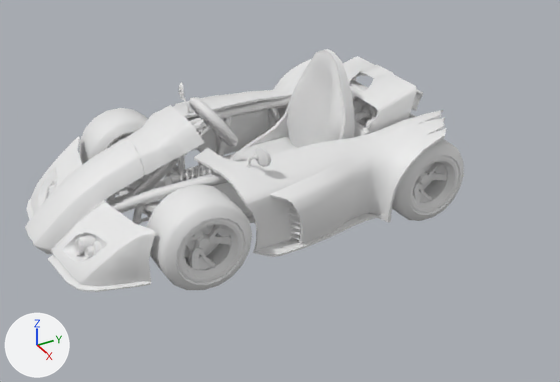
Renders of the Blender file PonyKart Development Assets/Model assets/Kart models/LunaKart/LunaKart.blend from each side of a commit.
Rendered twice from a 50 mm camera at (2.178, -1.231, 1.322) aimed at (0.214, -0.126, 0.079). Lighting does not change. The marker at lower left points along +X, +Y and +Z. Materials are left out; every surface is plain grey.

The scene before the commit, as lines of its bpy script (objects in view):
```python
ob_body = bpy.data.objects.new('Body', me_plane)
ob_body.location = (0.0, 0.0, 0.0)
ob_engine = bpy.data.objects.new('Engine', me_plane_001)
ob_engine.location = (0.0, 0.0, 0.0)
ob_w_bl = bpy.data.objects.new('W_BL', me_circle_004)
ob_w_bl.location = (0.281, 0.353, 0.073)
ob_w_bl.scale = (0.848, 0.848, 0.848)
ob_w_br = bpy.data.objects.new('W_BR', me_circle_020)
ob_w_br.location = (-0.281, 0.353, 0.073)
ob_w_br.scale = (-0.848, 0.848, 0.848)
ob_w_fl = bpy.data.objects.new('W_FL', me_circle_012)
ob_w_fl.location = (0.281, -0.474, 0.073)
ob_w_fl.scale = (0.848, 0.848, 0.848)
ob_w_fr = bpy.data.objects.new('W_FR', me_circle_013)
ob_w_fr.location = (-0.281, -0.474, 0.073)
ob_w_fr.scale = (-0.848, 0.848, 0.848)
```
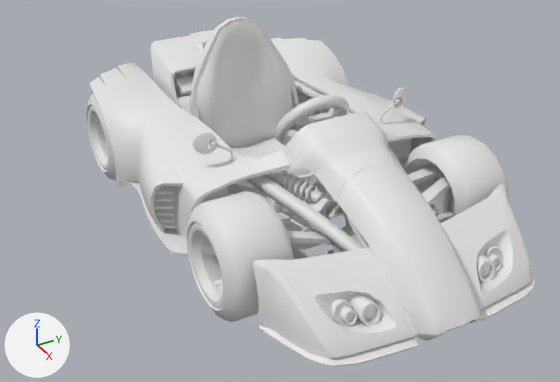
Where the newer file only moved an object's origin or applied its transform, the numbers keep the older frame.

Changed parts and their boxes [x1, y1, x2, y2] in the pictures (560 x 382 px; the box of a moved part takes in the faces that stretch with it):
'Engine.001', added
    after: [89, 17, 535, 367]
'Body', deleted
    before: [25, 49, 447, 292]
'W_FL', mesh turned
    before: [146, 184, 252, 290]
    after: [403, 135, 509, 215]
'W_FR', reshaped, moved, rescaled
    before: [79, 108, 157, 195]
    after: [187, 191, 294, 322]
'Body.001', added
    after: [151, 30, 214, 106]
'W_BR', moved (not visible before)
    after: [86, 94, 116, 180]
'Engine', reshaped, moved
    before: [349, 79, 423, 130]
    after: [173, 69, 195, 97]
part 1 of me_plane_001, added
    after: [173, 69, 195, 97]
part 2 of me_plane_001, deleted
    before: [349, 79, 423, 130]
part 3 of me_circle_013, moved or reshaped
    before: [79, 108, 157, 195]
    after: [187, 191, 294, 322]
part 4 of me_circle_013, moved or reshaped (not visible before)
    after: [203, 236, 223, 292]
'W_BL', unchanged, covered by the edit
    before: [392, 139, 464, 221]
    after: [297, 93, 308, 104]

Diff of the bpy script that builds the scene:
```diff
--- a/PonyKart Development Assets/Model assets/Kart models/LunaKart/LunaKart.blend.py
+++ b/PonyKart Development Assets/Model assets/Kart models/LunaKart/LunaKart.blend.py
@@ me_plane_001 @@
 # used by ob_engine; location = (0.0, 0.0, 0.0)
-me_plane_001.from_pydata(...)  # 2314 vertices, 2117 faces; spans x -0.335..0.329, y 0.224..0.496, z 0.009..0.312
+me_plane_001.from_pydata(...)  # 5930 vertices, 2113 faces; spans x -0.588..-0.269, y -0.402..0.395, z 0.011..0.375
+# me_plane_001 part 1: 5910 vertices added at x -0.588..-0.269, y -0.239..0.232, z 0.011..0.375
+# me_plane_001 part 2: 2304 vertices removed from x -0.199..0.194, y 0.224..0.496, z 0.009..0.312
@@ me_circle_013 @@
 me_circle_013.from_pydata(...)  # 366 vertices, 369 faces; spans x -0.041..0.171, y -0.175..0.175, z -0.172..0.172
 # used by ob_w_fr; location = (-0.281, -0.474, 0.073); scale = (-0.848, 0.848, 0.848)
+# me_circle_013 part 3: the loose piece of 216 vertices spanning x -0.041..0.171, y -0.175..0.175, z -0.172..0.172 is multiplied about the mesh origin by the matrix ((0.0, -1.018, 0.0), (-1.018, 0.0, 0.0), (0.0, 0.0, 1.018))
+# me_circle_013 part 4: the loose piece of 108 vertices spanning x 0.087..0.141, y -0.096..0.095, z -0.093..0.089 is multiplied about the mesh origin by the matrix ((0.0, -1.018, 0.0), (-1.018, 0.0, 0.0), (0.0, 0.0, 1.018))
@@ me_circle_012 @@
 me_circle_012.from_pydata(...)  # 366 vertices, 369 faces; spans x -0.041..0.171, y -0.175..0.175, z -0.172..0.172
 # used by ob_w_fl; location = (0.281, -0.474, 0.073); scale = (0.848, 0.848, 0.848)
+# me_circle_012 part 5: the whole mesh is turned 90 degrees about the z axis through its middle and scaled by 1.2, then moved by (0.147, 1.035, -0.02)
@@ me_plane_002 @@
+me_plane_002.from_pydata(...)  # 38 vertices, 22 faces; spans x -0.633..-0.35, y -0.257..0.257, z 0.177..0.374
+me_plane_002.polygons.foreach_set('use_smooth', [True] * 22)
@@ me_plane_003 @@
+me_plane_003.from_pydata(...)  # 6668 vertices, 4549 faces, 8 loose edges; spans x -0.65..1.09, y -0.54..0.54, z -0.05..0.53
@@ ob_engine @@
 ob_engine = bpy.data.objects.new('Engine', me_plane_001)
-ob_engine.location = (0.0, 0.0, 0.0)
+ob_engine.location = (-0.108, 0.0, -0.031)
 _m = ob_engine.modifiers.new('EdgeSplit', 'EDGE_SPLIT')
@@ ob_w_br @@
 ob_w_br = bpy.data.objects.new('W_BR', me_circle_020)
-ob_w_br.location = (-0.281, 0.353, 0.073)
+ob_w_br.location = (-0.531, -0.337, 0.056)
 ob_w_br.scale = (-0.848, 0.848, 0.848)
@@ ob_w_fr @@
 ob_w_fr = bpy.data.objects.new('W_FR', me_circle_013)
-ob_w_fr.location = (-0.281, -0.474, 0.073)
-ob_w_fr.scale = (-0.848, 0.848, 0.848)
+ob_w_fr.location = (0.461, -0.337, 0.056)
 _m = ob_w_fr.modifiers.new('EdgeSplit', 'EDGE_SPLIT')
@@ ob_body @@
-ob_body = bpy.data.objects.new('Body', me_plane)
-ob_body.location = (0.0, 0.0, 0.0)
@@ ob_body_001 @@
+ob_body_001 = bpy.data.objects.new('Body.001', me_plane_002)
+ob_body_001.location = (0.0, 0.0, 0.0)
+_m = ob_body_001.modifiers.new('Solidify', 'SOLIDIFY')
+_m.nonmanifold_thickness_mode = 'FIXED'
+_m.nonmanifold_merge_threshold = 0.0003
+_m = ob_body_001.modifiers.new('EdgeSplit', 'EDGE_SPLIT')
@@ ob_engine_001 @@
+ob_engine_001 = bpy.data.objects.new('Engine.001', me_plane_003)
+ob_engine_001.location = (-0.108, 0.0, -0.031)
+_m = ob_engine_001.modifiers.new('EdgeSplit', 'EDGE_SPLIT')
+_m.use_edge_angle = False
```
